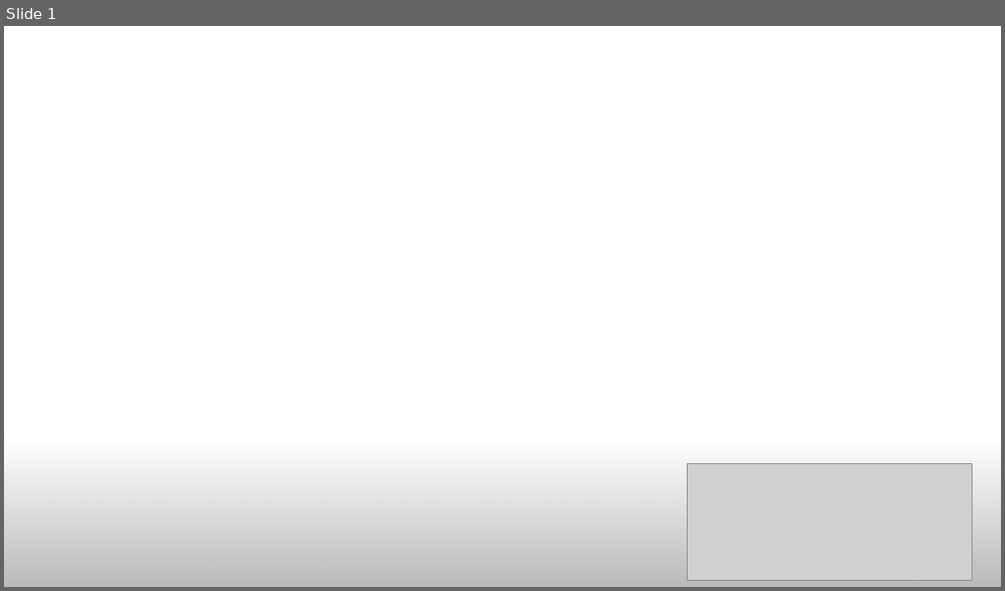
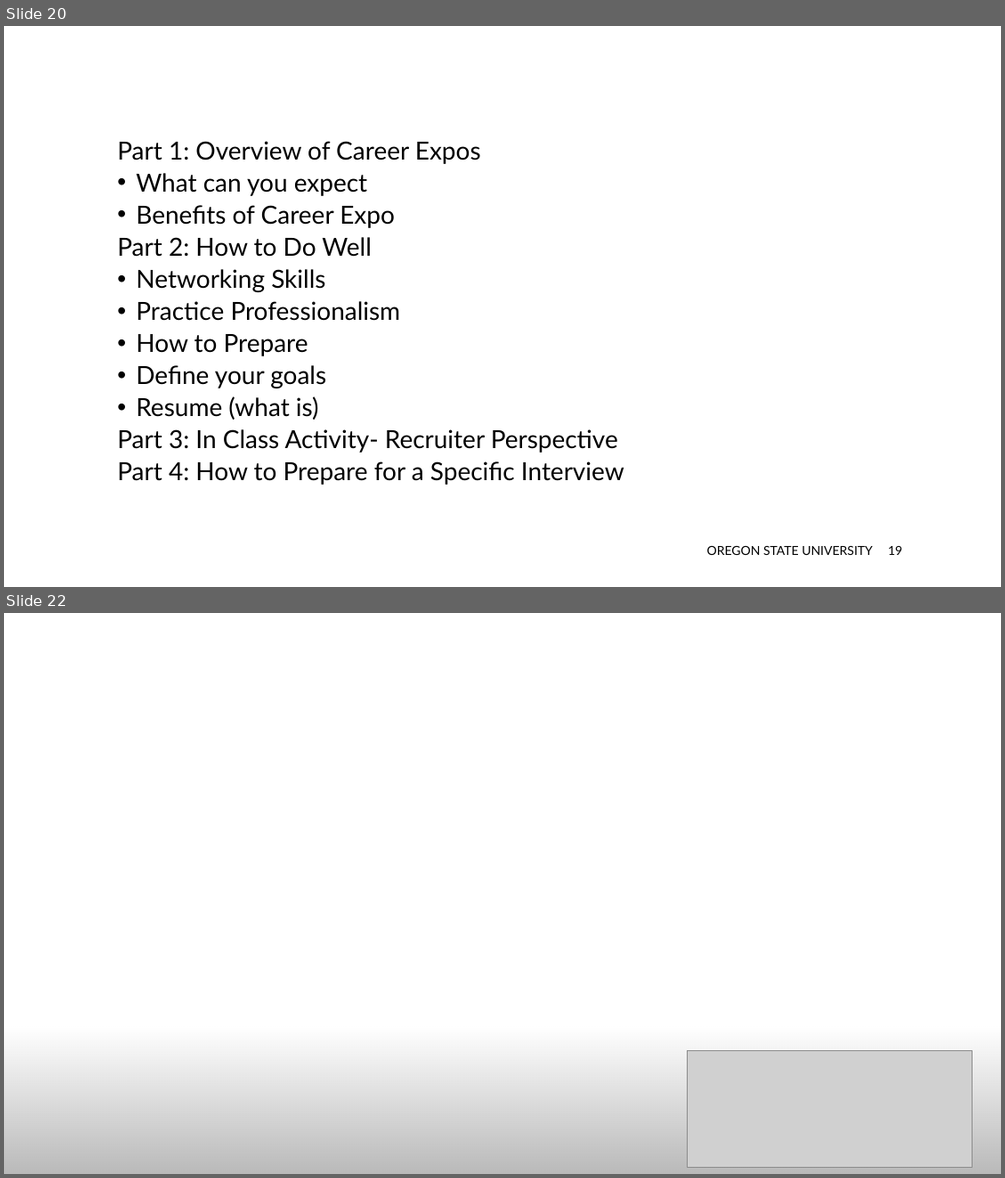
Before and after one commit to davicx/david, a slide deck: career/Career- 2022/OSU- COB Instructor/OSU- Career.pptx. Shown one above the other, each under a label of ours: slide 1 before the commit, slides 20 and 22 after it; the slides between them are not shown. The pictures are 1005x591 and 1005x1178 pixels, drawn with LibreOffice and Linux fonts; fonts in the diff are those of the drawing; grey boxes stand for pictures. Boxes give left, top, right and bottom in pixels: in the first picture for what was removed or moved away, otherwise in the second. Text is boxed around its words. In the diff, an @@ line names an element or a change of style, - is before the commit and + after.

```diff
--- a/career/Career- 2022/OSU- COB Instructor/OSU- Career.pptx
+++ b/career/Career- 2022/OSU- COB Instructor/OSU- Career.pptx
@@ slide 20 added at <box>4,26,1001,587</box>, background #FFFFFF @@
@@ text added at <box>117,141,624,484</box>, 24 pt, text #000000 @@
+  Part 1: Overview of Career Expos
+  • What can you expect
+  • Benefits of Career Expo
+  Part 2: How to Do Well
+  • Networking Skills
+  • Practice Professionalism
+  • How to Prepare
+  • Define your goals
+  • Resume (what is)
+  Part 3: In Class Activity- Recruiter Perspective
+  Part 4: How to Prepare for a Specific Interview
@@ text added at <box>707,546,873,555</box>, 12 pt, text #000000 @@
+OREGON STATE UNIVERSITY
@@ page number added at <box>888,546,902,555</box>, 12 pt, text #000000 @@
+19
@@ what was slide 1 is now slide 22 @@
```
Also in this commit, not shown: 3 slides changed, 19 other slides added, 2 slides removed, 2 other files.
